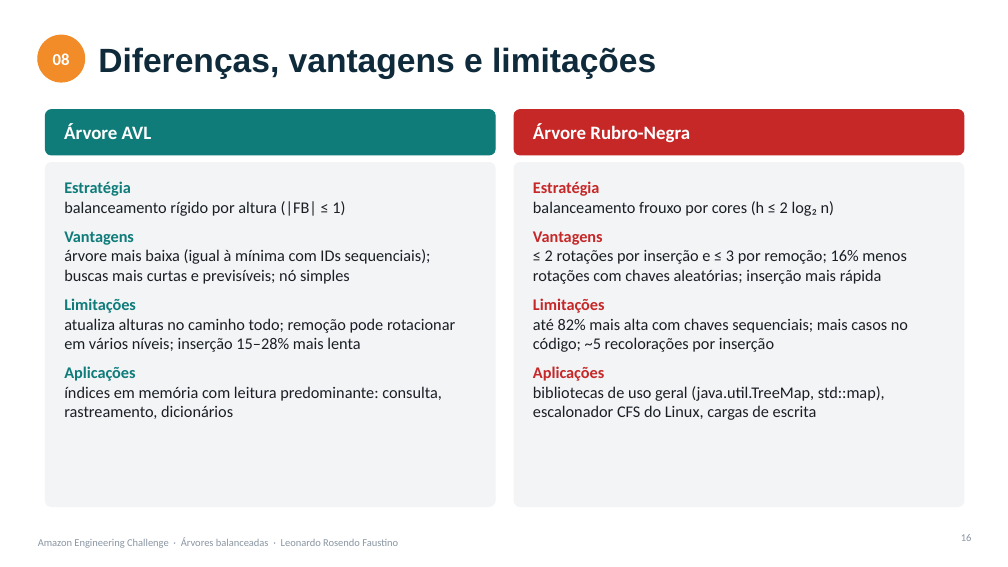
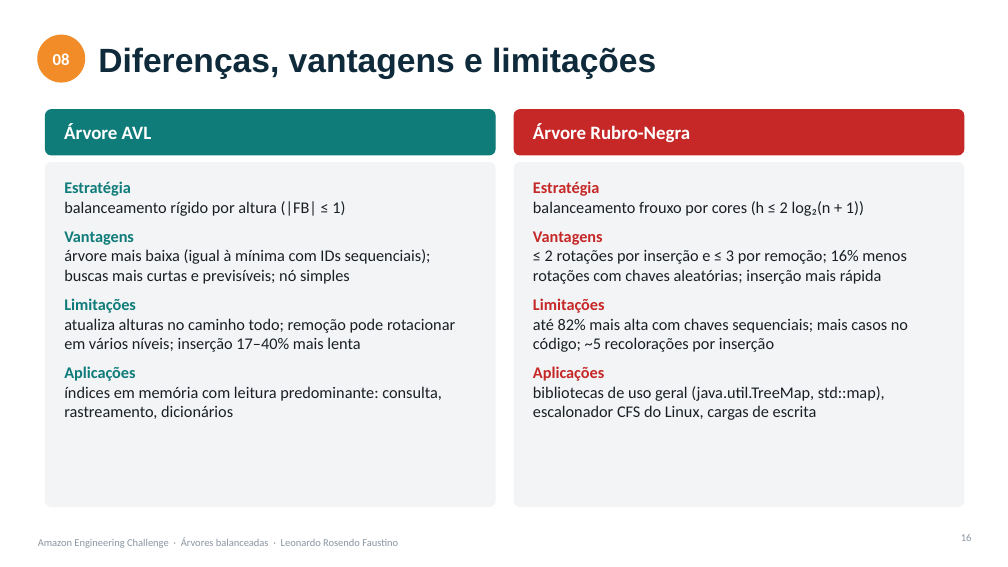
Before and after one commit to LeoRosendof/Sistema-de-Arvores, a slide deck: slide 16 of docs/apresentacao.pptx. Drawn at 1008x567 pixels with LibreOffice and Linux fonts; fonts in the diff are those of the drawing. Boxes give left, top, right and bottom in pixels: in the first picture for what was removed or moved away, otherwise in the second. Text is boxed around its words. In the diff, an @@ line names an element or a change of style, - is before the commit and + after.

```diff
--- a/docs/apresentacao.pptx
+++ b/docs/apresentacao.pptx
@@ text at (533, 201, 864, 216): text changed @@
-balanceamento frouxo por cores (h ≤ 2 log₂ n)
+balanceamento frouxo por cores (h ≤ 2 log₂(n + 1))
@@ text at (64, 318, 455, 352): text changed @@
-atualiza alturas no caminho todo; remoção pode rotacionar em vários níveis; inserção 15–28% mais lenta
+atualiza alturas no caminho todo; remoção pode rotacionar em vários níveis; inserção 17–40% mais lenta
```
Also in this commit, not shown: 2 other slides changed, 2 other files.
